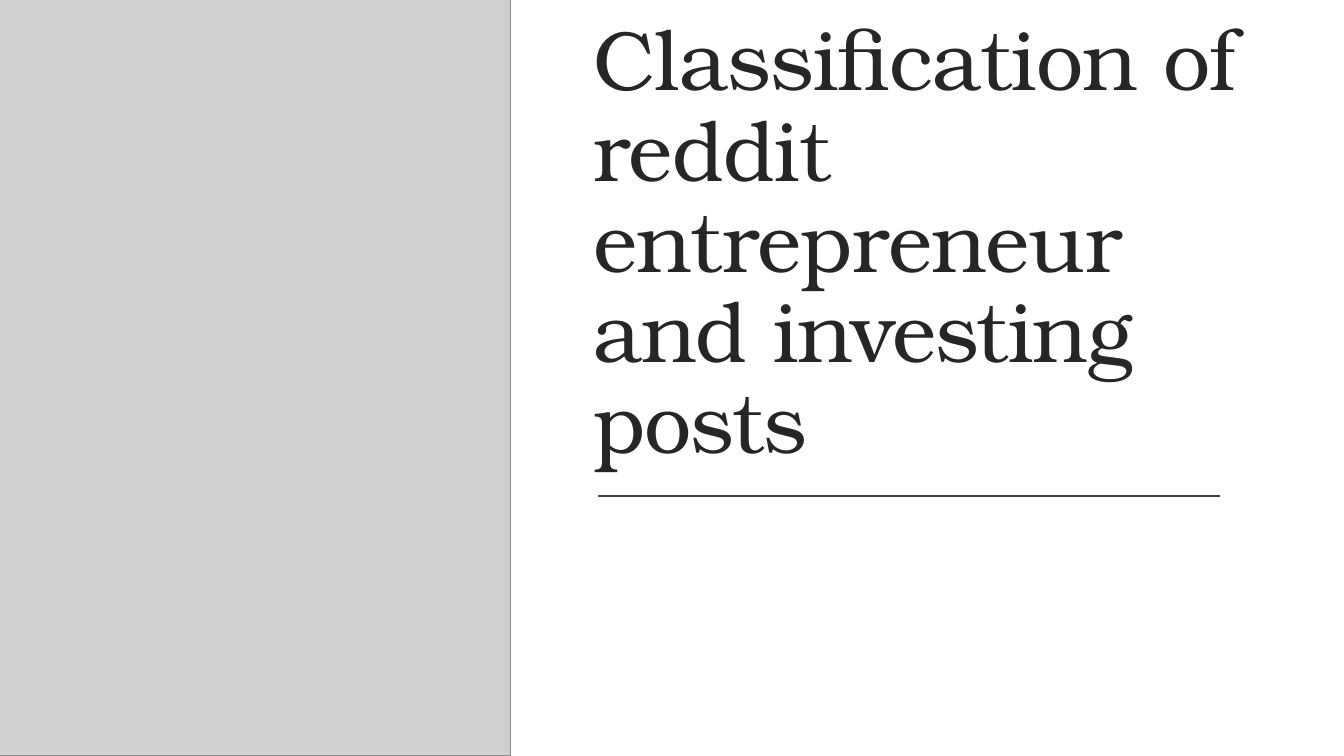
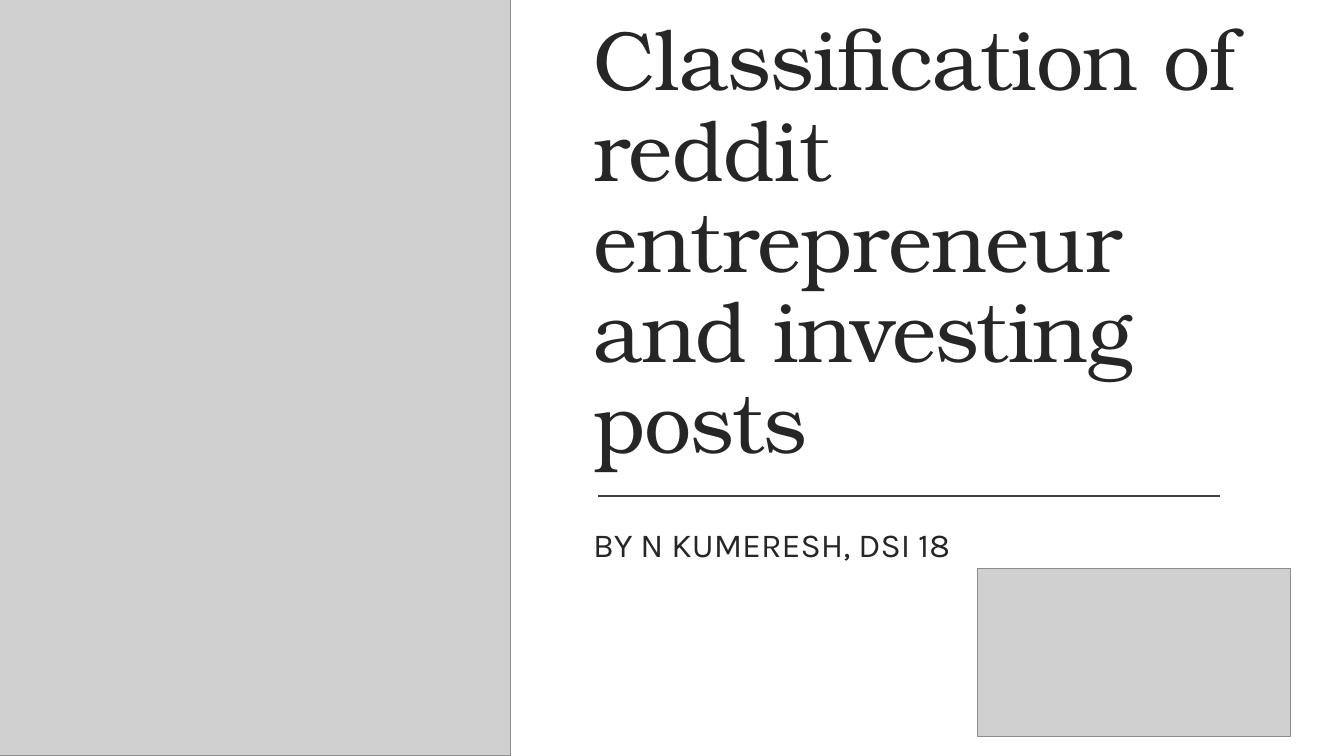
Before and after one commit to kumereshN/dsiprojects, a slide deck: slide 1 of project_3/Project_3_Kumeresh_Investing_vs_Entrepreneur.pptx. Drawn at 1344x756 pixels with LibreOffice and Linux fonts; fonts in the diff are those of the drawing; grey boxes stand for pictures. Boxes give left, top, right and bottom in pixels: in the first picture for what was removed or moved away, otherwise in the second. Text is boxed around its words. In the diff, an @@ line names an element or a change of style, - is before the commit and + after.

```diff
--- a/project_3/Project_3_Kumeresh_Investing_vs_Entrepreneur.pptx
+++ b/project_3/Project_3_Kumeresh_Investing_vs_Entrepreneur.pptx
@@ subtitle added at (x1=593, y1=535, x2=950, y2=561), 24 pt, text #262626 @@
+BY N KUMERESH, DSI 18
@@ picture added at (x1=978, y1=569, x2=1291, y2=737) @@
```
Also in this commit, not shown: 2 other slides changed, 1 other file.
